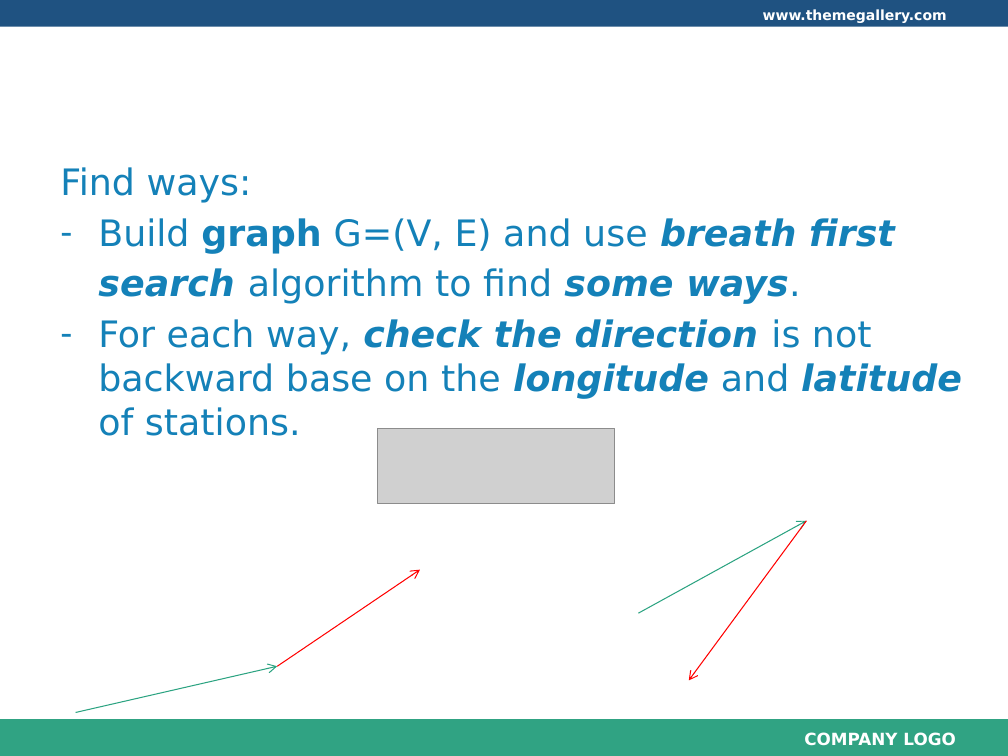
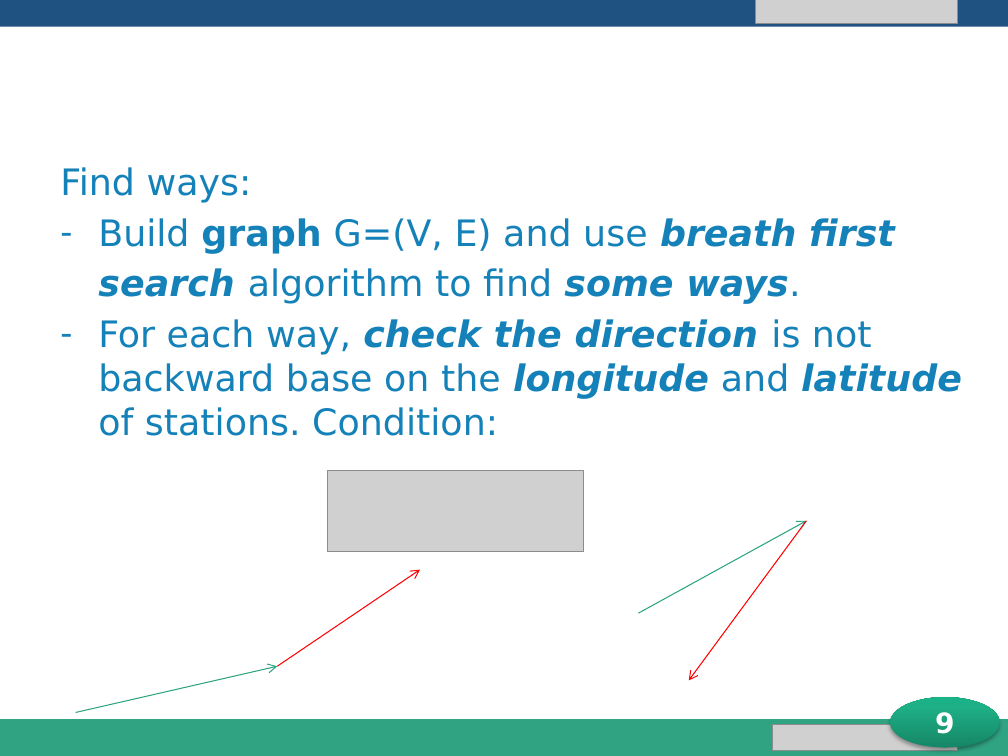
Before and after one commit to longdao2904/capstone-project-teamx, a slide deck: slide 9 of iDeliver presentation.pptx. Drawn at 1008x756 pixels with LibreOffice and Linux fonts; fonts in the diff are those of the drawing; grey boxes stand for pictures; background and template pictures are left out. Boxes give left, top, right and bottom in pixels: in the first picture for what was removed or moved away, otherwise in the second. Text is boxed around its words. In the diff, an @@ line names an element or a change of style, - is before the commit and + after.

```diff
--- a/iDeliver presentation.pptx
+++ b/iDeliver presentation.pptx
@@ picture added at [756,0,958,24] @@
@@ text at [98,319,962,436]: text changed @@
-– For each way, check the direction is not backward base on the longitude and latitude of stations.
+– For each way, check the direction is not backward base on the longitude and latitude of stations. Condition:
@@ picture: place and size @@
-picture at [378,428,615,504]
+picture at [328,471,584,552]
@@ ellipse added at [890,698,999,748], fill gradient #178767 to #1EB086 to #1BB388, 20 pt, text #FFFFFF, bold @@
+9
@@ picture added at [773,724,958,750] @@
```
Also in this commit, not shown: 19 other slides changed.
